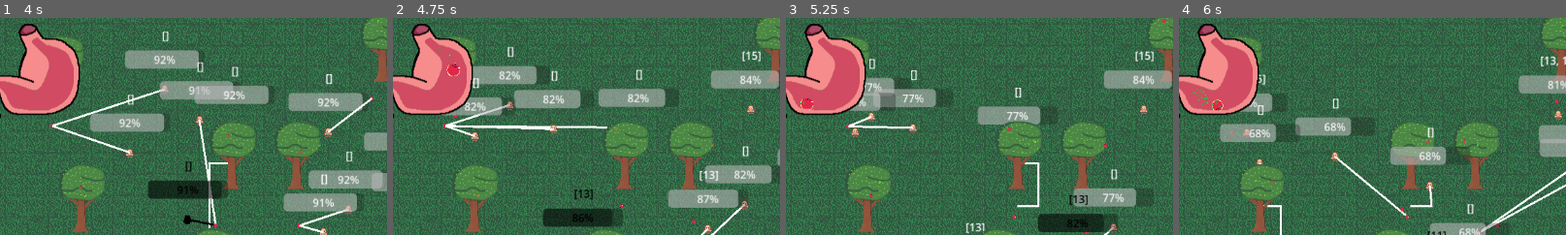
Above: before the commit, frames 1-4 (left to right).
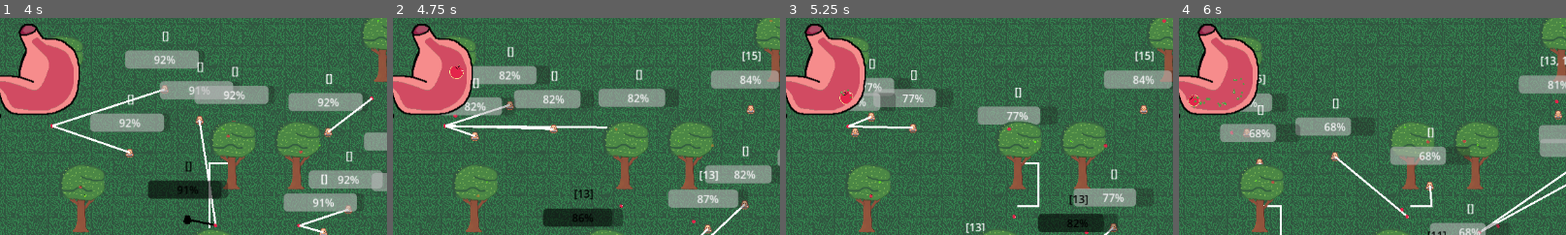
Above: after the commit, the same moments.

Repository: rundoom/Upraiser
Game: Godot game, scene res://world/mass_test.tscn
Same seed, same stepped clock (60 frames per second), same inputs: the game is played once before the commit and once after it.
Inputs (mouse positions are % of the whole screen's width and height, from its top left):
- Up to frame 1 (4 s): move the mouse to (35, 26) at 0.52 s; press the mouse at (35, 26) at 0.53 s; move the mouse to (23, 35) at 1.27 s; release the mouse at (23, 35) at 1.28 s; click (23, 35) at 1.35 s; move the mouse to (46, 31) at 2.02 s; press the mouse at (46, 31) at 2.03 s; move the mouse to (28, 49) at 2.77 s; release the mouse at (28, 49) at 2.78 s; click (28, 49) at 2.85 s; move the mouse to (56, 38) at 3.52 s; press the mouse at (56, 38) at 3.53 s
- Up to frame 2 (4.75 s): move the mouse to (50, 47) at 4.27 s; release the mouse at (50, 47) at 4.28 s; click (50, 47) at 4.35 s
- Up to frame 3 (5.25 s): move the mouse to (44, 55) at 5.02 s; press the mouse at (44, 55) at 5.03 s
- Up to frame 4 (6 s): move the mouse to (58, 38) at 5.77 s; release the mouse at (58, 38) at 5.78 s; click (58, 38) at 5.85 s
The pictures show only the part of the screen within x 5-55%, y 4-53%; the shares and areas given below are measured in that part.

Frame 1 is identical in both runs. In frame 2, 0.2% of the frame differs, in the area x 11-19%, y 13-29%; in frame 3, 0.3%; in frame 4, 0.4%, in the area x 2-18%, y 27-43%.

Commit message:
Stomach animation finalized

Diff:
--- a/creature/npc/npc.gd
+++ b/creature/npc/npc.gd
@@ -170,7 +170,7 @@
 
 	for it in food_presenters:
 		if enable:
-			food_changed.connect(it.food_change)
+			if !food_changed.is_connected(it.food_change): food_changed.connect(it.food_change)
 			food_changed.emit(self, food)
 		else:
 			if food_changed.is_connected(it.food_change): food_changed.disconnect(it.food_change)
--- a/general/dissolve.gdshader
+++ b/general/dissolve.gdshader
@@ -10,9 +10,9 @@
 	float textureBrightness = texture(noise, UV).g;
 
 	float dissolveDiff = 1.0;
-	if (dissolveState != 0.0){
+//	if (dissolveState != 0.0){
 		dissolveDiff = abs(textureBrightness - dissolveState);
-	};
+//	};
 
 	COLOR = textureColor;
 	COLOR.rgb += border * step(dissolveDiff, border_ticc);
--- a/general/food_for_stomach.gd
+++ b/general/food_for_stomach.gd
@@ -22,8 +22,14 @@
 
 
 func volume_changed(vol: int, max_vol: int) -> void:
+	var is_just_started = not animation_player.assigned_animation == "dissolving"
+
 	animation_player.current_animation = "dissolving"
 	animation_player.pause()
-	var advance_to = animation_player.current_animation_length - (vol * (animation_player.current_animation_length / max_vol))
+	var advance_to_pos = (animation_player.current_animation_length - (vol * (animation_player.current_animation_length / max_vol))) - animation_player.current_animation_position
 
-	animation_player.advance(advance_to - animation_player.current_animation_position)
+	if is_just_started:
+		animation_player.advance(advance_to_pos)
+	elif advance_to_pos > 0:
+		animation_player.play("dissolving")
+		get_tree().create_timer(advance_to_pos).timeout.connect(animation_player.pause)
--- a/general/food_for_stomach.tscn
+++ b/general/food_for_stomach.tscn
@@ -74,7 +74,7 @@
 "times": PackedFloat32Array(0, 5),
 "transitions": PackedFloat32Array(1, 1),
 "update": 0,
-"values": [12.0, 0.3]
+"values": [12.0, 4.0]
 }
 tracks/1/type = "method"
 tracks/1/imported = false
--- a/general/stomach.gd
+++ b/general/stomach.gd
@@ -13,26 +13,33 @@
 		is_npc_changed = true
 		current_foods = []
 		for child in $SpawnPoint/Foods.get_children():
-			$SpawnPoint/Foods.remove_child(child)
+			child.queue_free()
 
 	for food in foods:
 		if food in current_foods: continue
 		var stomach_food = FoodForStomachSc.instantiate() as FoodForStomach
-#		stomach_food.food_represented = food
+#		prevent render bug
+		stomach_food.hide()
 
-		$SpawnPoint/Foods.add_child.call_deferred(stomach_food)
-		if is_npc_changed:
-			stomach_food.set_deferred("global_position", decide_marker())
-		else:
-			stomach_food.set_deferred("global_position", $EnterPoint.global_position)
-
-		stomach_food.set_deferred("food_represented", food)
+		place_food.call_deferred(stomach_food, food, is_npc_changed)
 
 	current_foods = foods.duplicate()
 
 
+func place_food(stomach_food: FoodForStomach, food: Food, is_npc_changed:bool) -> void:
+		$SpawnPoint/Foods.add_child(stomach_food)
+		stomach_food.food_represented = food
+		if is_npc_changed:
+			stomach_food.global_position = decide_marker()
+		else:
+			stomach_food.global_position = $EnterPoint.global_position
+
+#		prevent render bug
+		RenderingServer.frame_post_draw.connect(stomach_food.show)
+
+
 func decide_marker() -> Vector2:
-	match current_foods.size():
+	match $SpawnPoint/Foods.get_child_count():
 		0: return $SpawnPoint/Marker2D.global_position
 		1: return $SpawnPoint/Marker2D2.global_position
 		2: return $SpawnPoint/Marker2D3.global_position
--- a/general/stomach.tscn
+++ b/general/stomach.tscn
@@ -21,19 +21,19 @@
 position = Vector2(1, 0)
 
 [node name="Marker2D" type="Marker2D" parent="SpawnPoint"]
-position = Vector2(-13, 46)
+position = Vector2(-14, 40)
 
 [node name="Marker2D2" type="Marker2D" parent="SpawnPoint"]
-position = Vector2(27, 40)
+position = Vector2(31, 40)
 
 [node name="Marker2D3" type="Marker2D" parent="SpawnPoint"]
-position = Vector2(3, 28)
+position = Vector2(50, 25)
 
 [node name="Marker2D5" type="Marker2D" parent="SpawnPoint"]
-position = Vector2(44, 19)
+position = Vector2(7, 36)
 
 [node name="Marker2D4" type="Marker2D" parent="SpawnPoint"]
-position = Vector2(23, 8)
+position = Vector2(41, 3)
 
 [node name="Желудок(внеш)" type="Sprite2D" parent="."]
 texture = ExtResource("2_5rgum")
